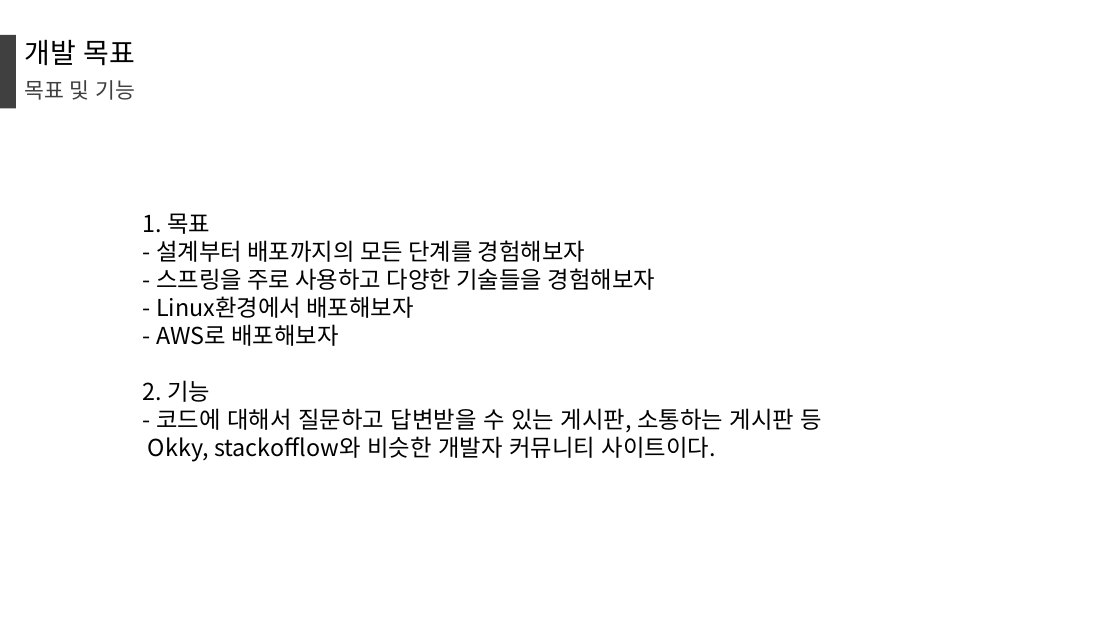
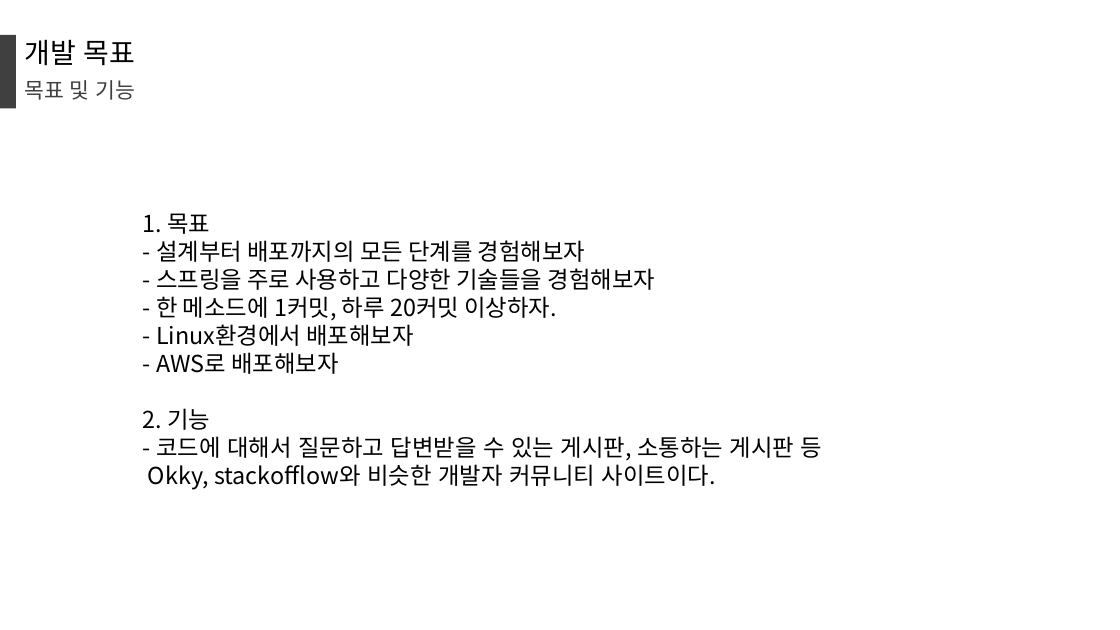
Before and after one commit to Berea96/Dokky, a slide deck: slide 3 of 제안서/개인프로젝트_Dokky_김규정.pptx. Drawn at 1120x630 pixels with LibreOffice and Linux fonts; fonts in the diff are those of the drawing. Boxes give left, top, right and bottom in pixels: in the first picture for what was removed or moved away, otherwise in the second. Text is boxed around its words. In the diff, an @@ line names an element or a change of style, - is before the commit and + after.

Commit message:
PPT 수정
목표에 git관련해서 수정하였다

```diff
--- a/제안서/개인프로젝트_Dokky_김규정.pptx
+++ b/제안서/개인프로젝트_Dokky_김규정.pptx
@@ text at bbox=[156, 296, 557, 320]: paragraph added @@
+- 한 메소드에 1커밋, 하루 20커밋 이상하자.
```
